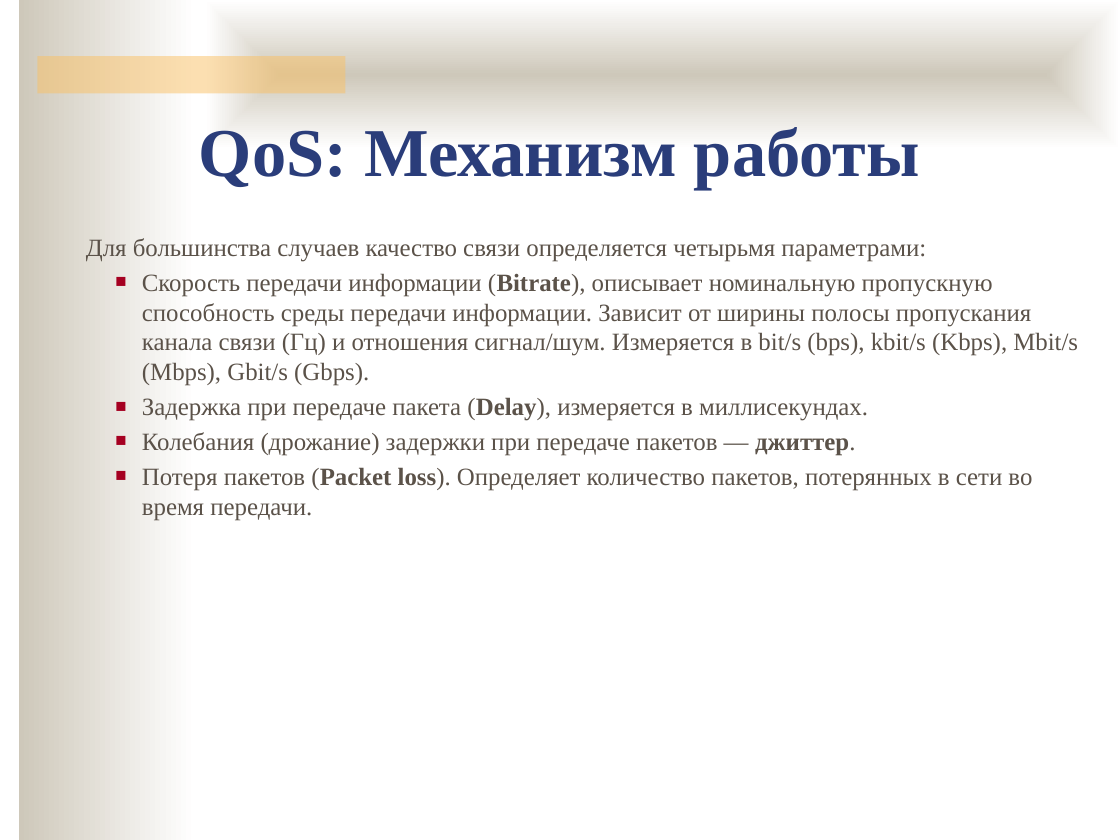
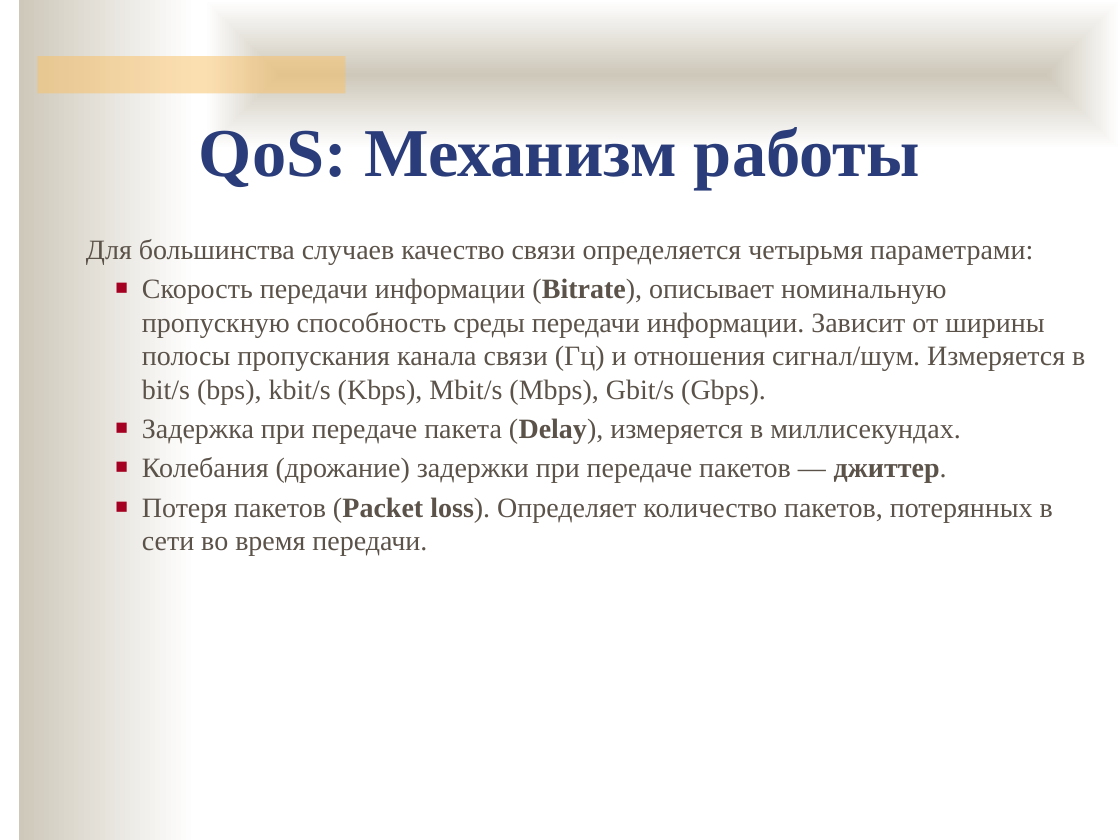
Before and after one commit to ukoloff/nets, a slide deck: slide 13 of lecture/L3+.pptx. Drawn at 1120x840 pixels with LibreOffice and Linux fonts; fonts in the diff are those of the drawing; background and template pictures are left out. Boxes give left, top, right and bottom in pixels: in the first picture for what was removed or moved away, otherwise in the second. Text is boxed around its words. In the diff, an @@ line names an element or a change of style, - is before the commit and + after.

```diff
--- a/lecture/L3+.pptx
+++ b/lecture/L3+.pptx
@@ text "Для большинства случаев качество связи ..." at [86,239,1085,556]: size 16 to 18 pt @@
```
Also in this commit, not shown: 3 other slides changed, 10 slides added.
